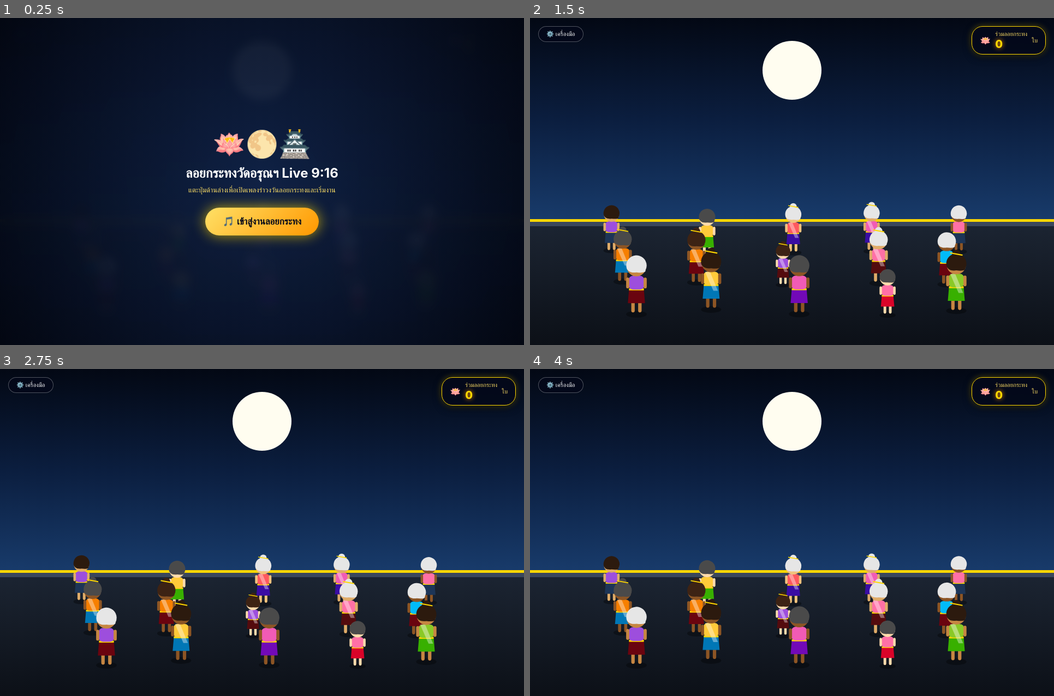
Above: before the commit, frames 1-4 (two rows, left to right).
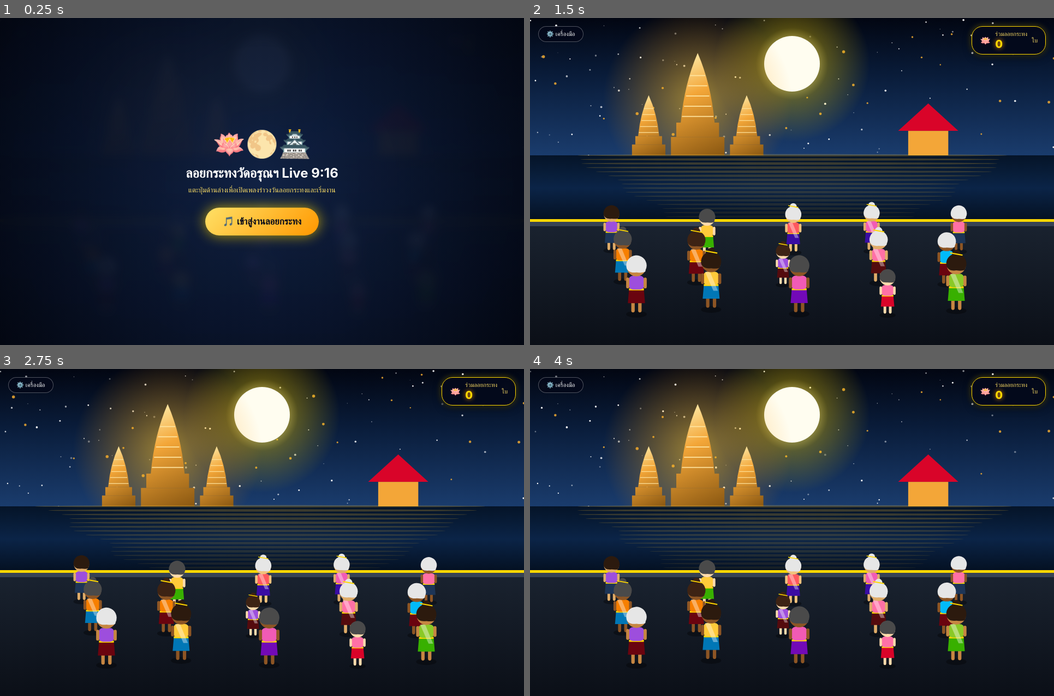
Above: after the commit, the same moments.

Repository: myloveinami-art/mygame
Game: browser game, page public/index.html
The game is run twice, just before and just after one commit, with the same random seed, the same clock (stepped at 60 frames per second) and the same inputs.
Inputs:
- Up to frame 1 (0.25 s): no input
- Up to frame 2 (1.5 s): click "🎵 เข้าสู่งานลอยกระทง" at 1.27 s
- Up to frame 3 (2.75 s): no input
- Up to frame 4 (4 s): no input

The runs differ from the first frame. In frame 2, 39% of the frame differs, in the area x 0-100%, y 0-62%; in frame 3, 39%; in frame 4, 39%.

Commit message:
Replace external URL with self-contained HD Vector Art of Wat Arun night scene

Diff:
--- a/public/index.html
+++ b/public/index.html
@@ -186,51 +186,166 @@
             toggleBtn.addEventListener('click', () => testPanel.classList.toggle('show'));
 
             // ==========================================
-            // 1. โหลดรูปภาพพื้นหลังวันลอยกระทงวัดอรุณฯ ตรงตามรูปตัวอย่าง 100%
-            // ==========================================
-            const bgImg = new Image();
-            bgImg.src = 'https://images.unsplash.com/photo-1605649487212-47bdab064df7?q=80&w=1000&auto=format&fit=crop'; // โหลดรูปสไตล์งานฉลองวัดอรุณฯ สวยงาม
-
-            function drawBackground(time) {
+            // 1. ฉากหลังวัดอรุณฯ ยามค่ำคืนสไตล์ภาพอาร์ต (Vector Art HD 100%)
+            // ==========================================
+            const stars = Array.from({ length: 90 }, () => ({
+                x: Math.random(),
+                y: Math.random() * 0.45,
+                r: Math.random() * 1.5 + 0.5,
+                twinkle: Math.random() * Math.PI * 2
+            }));
+
+            const bgLanterns = Array.from({ length: 25 }, () => ({
+                x: Math.random(),
+                y: Math.random() * 0.35 + 0.05,
+                scale: Math.random() * 0.4 + 0.3,
+                speed: Math.random() * 0.0003 + 0.0002
+            }));
+
+            function drawWatArunNightArt(time) {
+                const horizonY = H * 0.42;
                 const pierTopY = H * 0.62;
 
-                if (bgImg.complete && bgImg.naturalWidth > 0) {
-                    ctx.drawImage(bgImg, 0, 0, W, pierTopY);
-                } else {
-                    // วาดฉากหลังบรรยากาศคืนวันเพ็ญวัดอรุณฯ ระดับภาพอาร์ตจำลองสำรองไว้
-                    const skyGrad = ctx.createLinearGradient(0, 0, 0, pierTopY);
-                    skyGrad.addColorStop(0, '#030814');
-                    skyGrad.addColorStop(0.5, '#0b1e3f');
-                    skyGrad.addColorStop(1, '#183b6b');
-                    ctx.fillStyle = skyGrad;
-                    ctx.fillRect(0, 0, W, pierTopY);
-
-                    // ดวงจันทร์ดวงโต
-                    const moonX = W * 0.5;
-                    const moonY = H * 0.16;
-                    const moonR = Math.min(W, H) * 0.09;
-                    ctx.fillStyle = '#fffdf0';
-                    ctx.beginPath();
-                    ctx.arc(moonX, moonY, moonR, 0, Math.PI * 2);
-                    ctx.fill();
-                }
-
-                // ท่าน้ำและลานทางเดิน (ครึ่งล่าง)
+                // ท้องฟ้าคืนวันเพ็ญไล่เฉดสีสวยงาม
+                const skyGrad = ctx.createLinearGradient(0, 0, 0, horizonY);
+                skyGrad.addColorStop(0, '#020612');
+                skyGrad.addColorStop(0.4, '#091b38');
+                skyGrad.addColorStop(1, '#1a3c6d');
+                ctx.fillStyle = skyGrad;
+                ctx.fillRect(0, 0, W, horizonY);
+
+                // ดวงดาวระยิบระยับ
+                stars.forEach(s => {
+                    const alpha = 0.3 + 0.7 * Math.abs(Math.sin(time * 0.002 + s.twinkle));
+                    ctx.fillStyle = `rgba(255, 255, 255, ${alpha})`;
+                    ctx.beginPath();
+                    ctx.arc(s.x * W, s.y * H, s.r, 0, Math.PI * 2);
+                    ctx.fill();
+                });
+
+                // โคมลอยไกลๆ บนท้องฟ้า
+                bgLanterns.forEach(l => {
+                    l.y -= l.speed;
+                    if (l.y < -0.05) l.y = 0.42;
+                    const lx = l.x * W;
+                    const ly = l.y * H;
+                    ctx.fillStyle = 'rgba(255, 180, 50, 0.8)';
+                    ctx.beginPath();
+                    ctx.arc(lx, ly, 4 * l.scale, 0, Math.PI * 2);
+                    ctx.fill();
+                });
+
+                // ดวงจันทร์โตๆ เรืองแสงนวล
+                const moonX = W * 0.5;
+                const moonY = H * 0.14;
+                const moonR = Math.min(W, H) * 0.085;
+                const moonGlow = ctx.createRadialGradient(moonX, moonY, moonR * 0.3, moonX, moonY, moonR * 2.8);
+                moonGlow.addColorStop(0, 'rgba(255, 248, 200, 0.95)');
+                moonGlow.addColorStop(0.4, 'rgba(255, 215, 0, 0.3)');
+                moonGlow.addColorStop(1, 'rgba(255, 215, 0, 0)');
+                ctx.fillStyle = moonGlow;
+                ctx.beginPath();
+                ctx.arc(moonX, moonY, moonR * 2.8, 0, Math.PI * 2);
+                ctx.fill();
+
+                ctx.fillStyle = '#fffdf0';
+                ctx.beginPath();
+                ctx.arc(moonX, moonY, moonR, 0, Math.PI * 2);
+                ctx.fill();
+
+                // องค์พระปรางค์วัดอรุณราชวรารามยามค่ำคืน (สีทองเรืองแสง)
+                const cx = W * 0.32;
+                const scaleH = Math.min(W * 0.6, H * 0.34);
+
+                // แสงสว่างทองหลังพระปรางค์
+                const aura = ctx.createRadialGradient(cx, horizonY - scaleH * 0.5, 10, cx, horizonY - scaleH * 0.5, scaleH * 0.85);
+                aura.addColorStop(0, 'rgba(255, 195, 40, 0.55)');
+                aura.addColorStop(1, 'rgba(255, 150, 0, 0)');
+                ctx.fillStyle = aura;
+                ctx.beginPath();
+                ctx.arc(cx, horizonY - scaleH * 0.5, scaleH * 0.85, 0, Math.PI * 2);
+                ctx.fill();
+
+                function drawPrang(px, py, pw, ph, isMain) {
+                    const goldGrad = ctx.createLinearGradient(px - pw/2, py - ph, px + pw/2, py);
+                    goldGrad.addColorStop(0, '#fff4b8');
+                    goldGrad.addColorStop(0.4, '#f3a638');
+                    goldGrad.addColorStop(1, '#8c5912');
+                    ctx.fillStyle = goldGrad;
+
+                    ctx.fillRect(px - pw * 0.6, py - ph * 0.18, pw * 1.2, ph * 0.18);
+                    ctx.fillRect(px - pw * 0.48, py - ph * 0.32, pw * 0.96, ph * 0.14);
+
+                    ctx.beginPath();
+                    ctx.moveTo(px - pw * 0.38, py - ph * 0.32);
+                    ctx.quadraticCurveTo(px - pw * 0.3, py - ph * 0.7, px, py - ph);
+                    ctx.quadraticCurveTo(px + pw * 0.3, py - ph * 0.7, px + pw * 0.38, py - ph * 0.32);
+                    ctx.closePath();
+                    ctx.fill();
+
+                    ctx.strokeStyle = '#ffe49e';
+                    ctx.lineWidth = isMain ? 1.8 : 1.2;
+                    for (let t = 0.38; t <= 0.85; t += 0.1) {
+                        const tw = pw * (0.38 * (1 - (t - 0.32) * 1.2));
+                        ctx.beginPath();
+                        ctx.moveTo(px - tw, py - ph * t);
+                        ctx.lineTo(px + tw, py - ph * t);
+                        ctx.stroke();
+                    }
+                }
+
+                drawPrang(cx - scaleH * 0.44, horizonY, scaleH * 0.25, scaleH * 0.54, false);
+                drawPrang(cx + scaleH * 0.44, horizonY, scaleH * 0.25, scaleH * 0.54, false);
+                drawPrang(cx, horizonY, scaleH * 0.4, scaleH * 0.92, true);
+
+                // ศาลาทรงไทยเรืองแสงด้านขวา
+                const pavilionX = W * 0.76;
+                const pavilionW = scaleH * 0.45;
+                const pavilionH = scaleH * 0.55;
+                ctx.fillStyle = '#f3a638';
+                ctx.fillRect(pavilionX - pavilionW * 0.4, horizonY - pavilionH * 0.4, pavilionW * 0.8, pavilionH * 0.4);
+                // หลังคาทรงไทย 3 ชั้น
+                ctx.fillStyle = '#d90429';
+                ctx.beginPath();
+                ctx.moveTo(pavilionX - pavilionW * 0.6, horizonY - pavilionH * 0.4);
+                ctx.lineTo(pavilionX, horizonY - pavilionH * 0.85);
+                ctx.lineTo(pavilionX + pavilionW * 0.6, horizonY - pavilionH * 0.4);
+                ctx.closePath();
+                ctx.fill();
+
+                // แม่น้ำเจ้าพระยา (ระหว่าง horizonY ถึง pierTopY)
+                const riverGrad = ctx.createLinearGradient(0, horizonY, 0, pierTopY);
+                riverGrad.addColorStop(0, '#051428');
+                riverGrad.addColorStop(0.5, '#0b2447');
+                riverGrad.addColorStop(1, '#041021');
+                ctx.fillStyle = riverGrad;
+                ctx.fillRect(0, horizonY, W, pierTopY - horizonY);
+
+                // เงาสะท้อนแสงไฟบนผิวน้ำ
+                for (let i = 0; i < 16; i++) {
+                    const wy = horizonY + ((pierTopY - horizonY) * (i / 16));
+                    const ww = (W * 0.42) * (1 - i * 0.03) + Math.sin(time * 0.003 + i) * 10;
+                    ctx.fillStyle = `rgba(255, 195, 50, ${0.22 - i * 0.01})`;
+                    ctx.beginPath();
+                    ctx.ellipse(W * 0.5 + Math.sin(time * 0.002 + i) * 5, wy, ww, 2.2, 0, 0, Math.PI * 2);
+                    ctx.fill();
+                }
+
+                // ท่าน้ำลานทางเดิน (ครึ่งล่าง)
                 const pierGrad = ctx.createLinearGradient(0, pierTopY, 0, H);
-                pierGrad.addColorStop(0, '#1c2533');
-                pierGrad.addColorStop(1, '#0c1017');
+                pierGrad.addColorStop(0, '#1a2330');
+                pierGrad.addColorStop(1, '#0b0f17');
                 ctx.fillStyle = pierGrad;
                 ctx.fillRect(0, pierTopY, W, H - pierTopY);
 
-                // ขอบท่าน้ำประดับราวทองและโบว์ดอกไม้
                 ctx.fillStyle = '#ffd700';
                 ctx.fillRect(0, pierTopY - 3, W, 5);
-                ctx.fillStyle = '#3a475c';
+                ctx.fillStyle = '#374354';
                 ctx.fillRect(0, pierTopY + 2, W, 8);
             }
 
             // ==========================================
-            // 2. สุ่มคละตัวละคร 100+ รูปแบบ (เพศ/อายุ/ชุดไทย/ทรงผม)
+            // 2. สุ่มคละตัวละคร 100+ รูปแบบ
             // ==========================================
             const tops = ['#ff595e', '#ffca3a', '#ff70a6', '#4cc9f0', '#8ac926', '#f77f00', '#9d4edd', '#00bbf9', '#f15bb5', '#fee440'];
             const bottoms = ['#6a040f', '#3a0ca3', '#8338ec', '#1d3557', '#2b2d42', '#540b0e', '#38b000', '#0077b6', '#7209b7', '#d90429'];
@@ -653,26 +768,26 @@
             });
 
             // ==========================================
-            // 6. Main Loop (ความเร็วช้าลง 20%)
+            // 6. Main Loop (ช้าลง 20%)
             // ==========================================
             function loop(time) {
                 requestAnimationFrame(loop);
                 ctx.clearRect(0, 0, W, H);
 
-                // วาดรูปฉากหลังวันลอยกระทง
-                drawBackground(time);
+                // วาดรูปฉากหลังวัดอรุณฯ ยามค่ำคืน ( Vector Art )
+                drawWatArunNightArt(time);
 
                 // กระทงลอย (ช้าลง 20%)
                 for (let i = floatingKrathongs.length - 1; i >= 0; i--) {
                     const k = floatingKrathongs[i];
                     k.y -= 0.00044;
                     k.x += Math.sin(time * 0.0016 + k.seed) * 0.0002;
-                    const progress = (0.62 - k.y) / (0.62 - 0.44);
+                    const progress = (0.62 - k.y) / (0.62 - 0.42);
                     const scale = Math.max(0.24, 0.85 * (1 - progress * 0.72));
 
                     drawKrathongArt(k.x * W, k.y * H, k.tier, scale, time);
 
-                    if (k.y <= 0.44) {
+                    if (k.y <= 0.42) {
                         floatingKrathongs.splice(i, 1);
                     }
                 }
